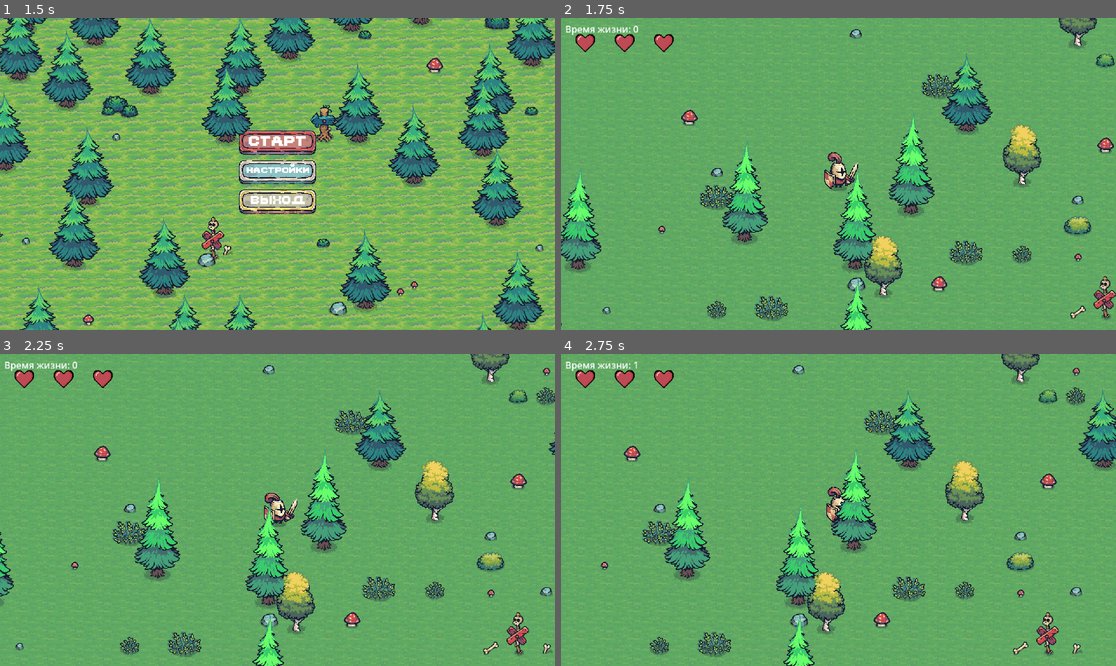
Above: before the commit, frames 1-4 (two rows, left to right).
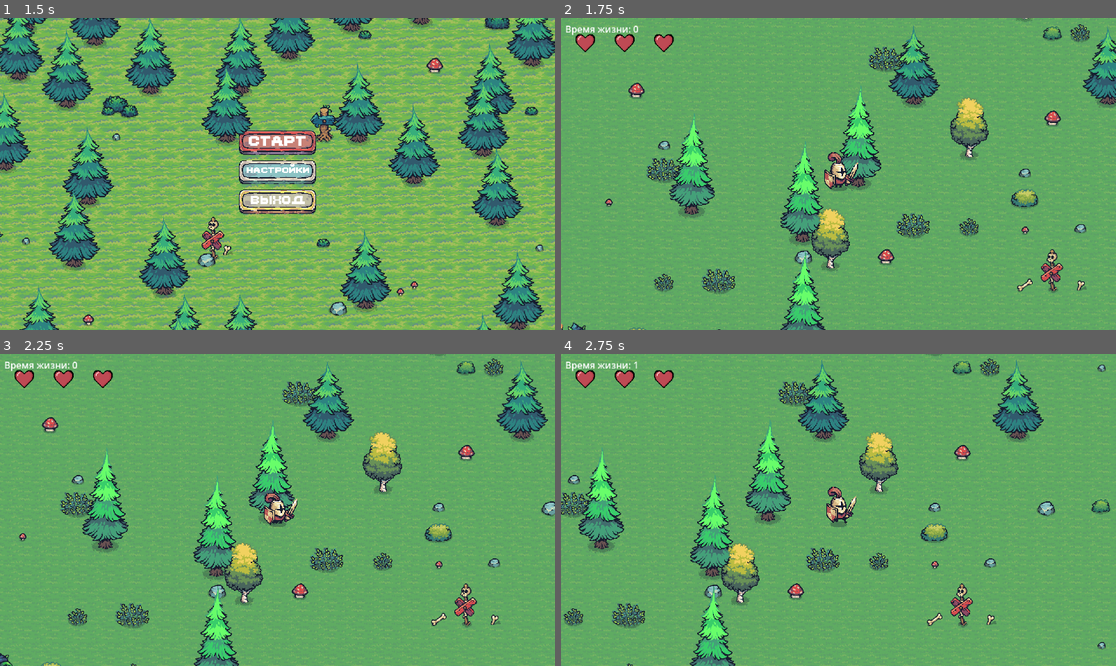
Above: after the commit, the same moments.

Repository: darkicestormteam/Fgame
Game: Godot game, scene res://scenes/mainmenu.tscn
Same seed, same stepped clock (60 frames per second), same inputs: the game is played once before the commit and once after it.
Inputs:
- Up to frame 1 (1.5 s): click "старт" at 0.5 s; click "старт" at 1.25 s
- Up to frame 2 (1.75 s): no input
- Up to frame 3 (2.25 s): hold D (move_right) from 2.03 s (still down)
- Up to frame 4 (2.75 s): keep holding D (move_right)

Frame 1 is identical in both runs. In frame 2, 23% of the frame differs, in the area x 0-100%, y 0-100%; in frame 3, 22%; in frame 4, 23%.

Commit message:
Implement circular boundary zone to restrict player movement
Key features implemented:
- Added BoundaryZone Area2D node with collision shape to game scene
- Implemented player boundary restriction using Area2D body_exited signal
- Added real-time position checking in _process for smooth boundary enforcement
- Configured circular collision detection with center and radius parameters
- Integrated boundary logic with existing player group detection

The solution uses an Area2D node with a circular collision shape to define the restricted zone. When the player exits this area, they are immediately repositioned back inside the boundary, effectively preventing them from leaving the designated circular region. The additional _process check ensures smooth movement while maintaining the restriction.

Diff:
--- a/scenes/game.tscn
+++ b/scenes/game.tscn
@@ -781,11 +781,14 @@
 [node name="Enemy" parent="." instance=ExtResource("13_kvuet")]
 position = Vector2(302, 2499)
 
-[node name="StaticBody2D" type="StaticBody2D" parent="."]
-
-[node name="woll" type="CollisionShape2D" parent="StaticBody2D"]
+[node name="BoundaryZone" type="Area2D" parent="."]
+collision_layer = 1
+collision_mask = 2
+
+[node name="woll" type="CollisionShape2D" parent="BoundaryZone"]
 position = Vector2(1280, 2304)
 scale = Vector2(41.1192, 41.1192)
 shape = SubResource("CircleShape2D_js0lu")
 
 [connection signal="timeout" from="SpellTimer" to="." method="_on_spell_timer_timeout"]
+[connection signal="body_exited" from="BoundaryZone" to="." method="_on_boundary_zone_body_exited"]
--- a/script/game.gd
+++ b/script/game.gd
@@ -3,6 +3,10 @@
 @onready var spellmenu = $Spellmenu
 @onready var timer = $SpellTimer
 @onready var objects_layer: TileMapLayer = $TileMap/Objects
+@onready var boundary_zone: Area2D = $BoundaryZone
+
+var boundary_center: Vector2
+var boundary_radius: float
 
 func _ready() -> void:
 	# Инициализируем таймер
@@ -14,6 +18,14 @@
 
 	# Вызываем разсинхронизацию с задержкой, чтобы сцены успели создаться
 	call_deferred("_desync_tile_animations", objects_layer)
+
+	# Инициализируем параметры границы
+	if boundary_zone and boundary_zone.get_node_or_null("woll"):
+		var collision_shape = boundary_zone.get_node("woll") as CollisionShape2D
+		if collision_shape and collision_shape.shape is CircleShape2D:
+			boundary_center = collision_shape.global_position
+			boundary_radius = collision_shape.shape.radius * collision_shape.global_scale.x
+			print("Граница установлена: центр=", boundary_center, " радиус=", boundary_radius)
 
 func _desync_tile_animations(layer: TileMapLayer) -> void:
 	if not layer:
@@ -60,3 +72,23 @@
 
 func _on_spell_timer_timeout() -> void:
 	spellmenu.show_spellmenu()
+
+func _on_boundary_zone_body_exited(body: Node2D) -> void:
+	# Проверяем, что это игрок
+	if body.is_in_group("player") or body is CharacterBody2D:
+		var player = body
+		# Вычисляем направление от центра границы к игроку
+		var direction_to_player = (player.global_position - boundary_center).normalized()
+		# Возвращаем игрока обратно в круг, устанавливая позицию на границе
+		player.global_position = boundary_center + direction_to_player * boundary_radius
+		print("Игрок попытался выйти за границу и был возвращен")
+
+func _process(_delta: float) -> void:
+	# Дополнительная проверка позиции игрока каждый кадр для более плавного ограничения
+	if boundary_radius > 0:
+		var player = get_tree().get_first_node_in_group("player")
+		if player and player is CharacterBody2D:
+			var distance_from_center = player.global_position.distance_to(boundary_center)
+			if distance_from_center > boundary_radius:
+				var direction_to_player = (player.global_position - boundary_center).normalized()
+				player.global_position = boundary_center + direction_to_player * boundary_radius
Not shown, changed: .gitignore
